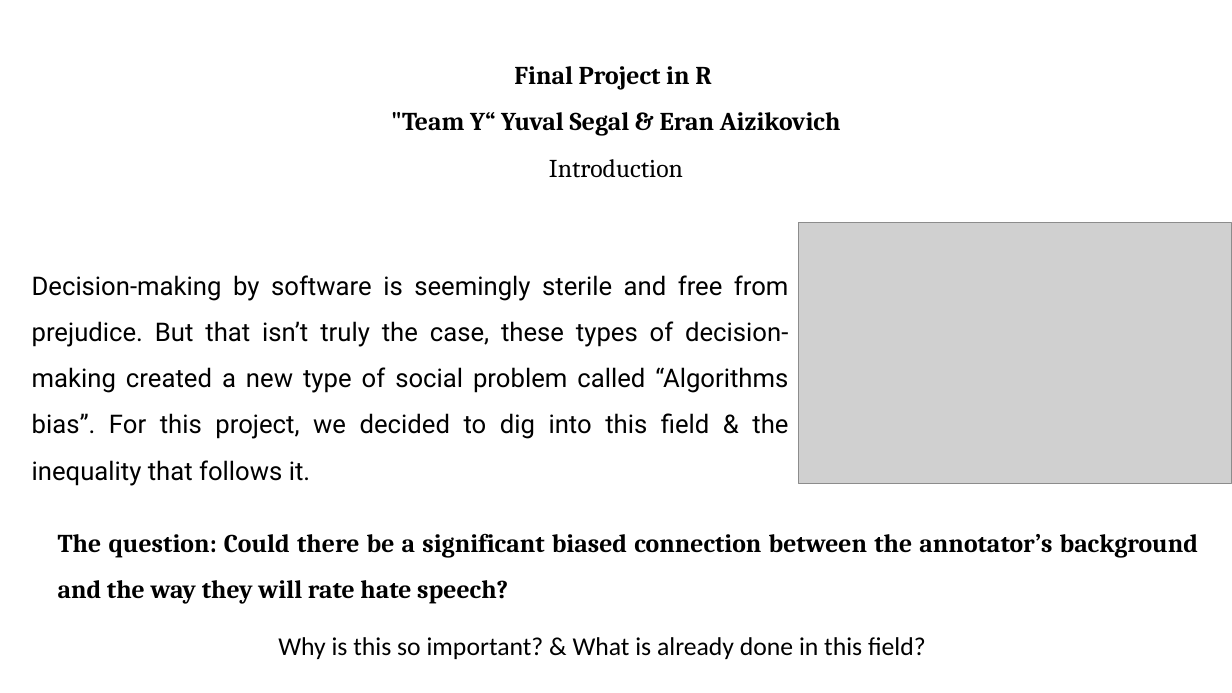
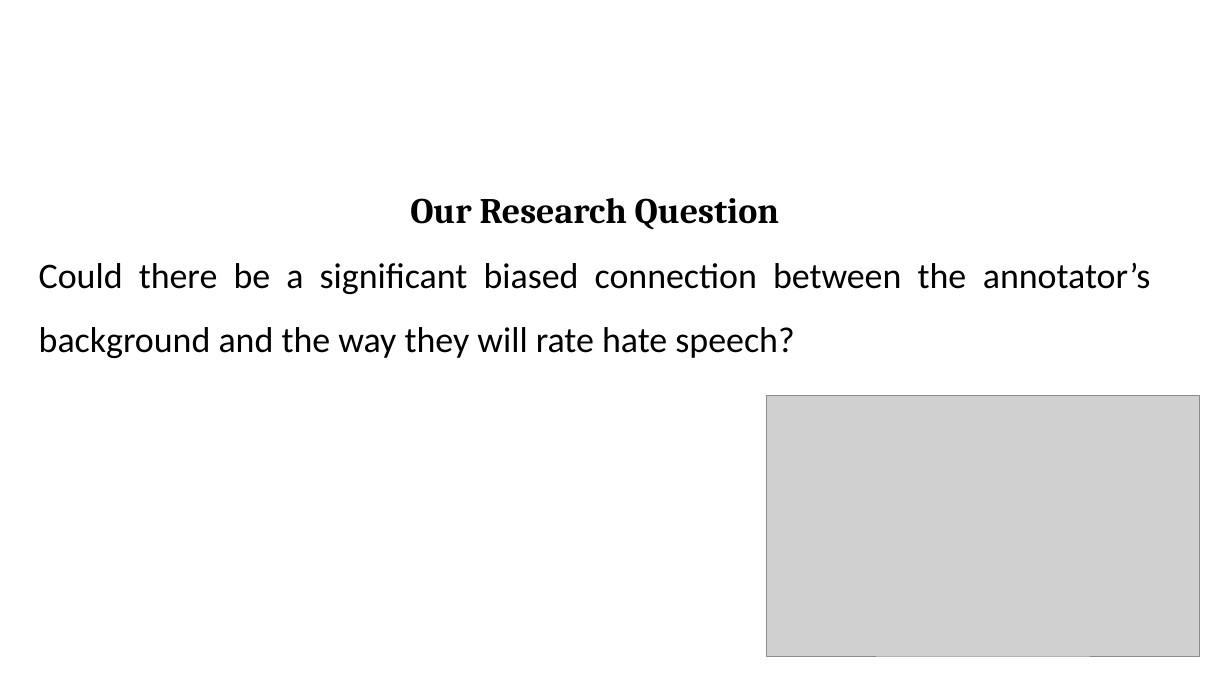
Before and after one commit to yu-se/algorithm-bias-R, a slide deck: slide 1 of presentation/presentation.pptx. Drawn at 1232x693 pixels with LibreOffice and Linux fonts; fonts in the diff are those of the drawing; grey boxes stand for pictures. Boxes give left, top, right and bottom in pixels: in the first picture for what was removed or moved away, otherwise in the second. Text is boxed around its words. In the diff, an @@ line names an element or a change of style, - is before the commit and + after.

```diff
--- a/presentation/presentation.pptx
+++ b/presentation/presentation.pptx
@@ text removed at box(391, 66, 841, 178) @@
-Final Project in R
-"Team Y“ Yuval Segal & Eran Aizikovich
-Introduction
@@ text at box(39, 198, 1151, 358): text changed; size 20 to 28 pt; font Cambria to Calibri; bold off @@
-The question: Could there be a significant biased connection between the annotator’s background and the way they will rate hate speech?
+Our Research Question
+Could there be a significant biased connection between the annotator’s background and the way they will rate hate speech?
@@ text removed at box(32, 275, 789, 439) @@
-Decision-making by software is seemingly sterile and free from prejudice. But that isn’t truly the case, these types of decision-making created a new type of social problem called “Algorithms bias”. For this project, we decided to dig into this field & the inequality that follows it.
@@ picture: place and size @@
-picture at box(799, 223, 1232, 483)
+picture at box(766, 396, 1200, 656)
@@ text removed at box(278, 637, 926, 659) @@
-Why is this so important? & What is already done in this field?
```
Also in this commit, not shown: 2 other slides changed, 6 slides added, 1 slide removed, 4 other files.
